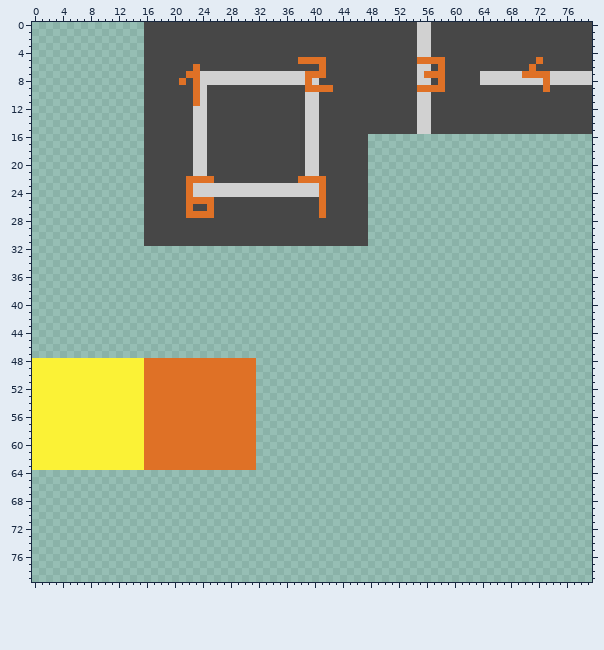
Pixel-art file -- assets/maps/road.ase. Above: the version before the commit.
80x80 pixels, 1 frame.
And afterwards:
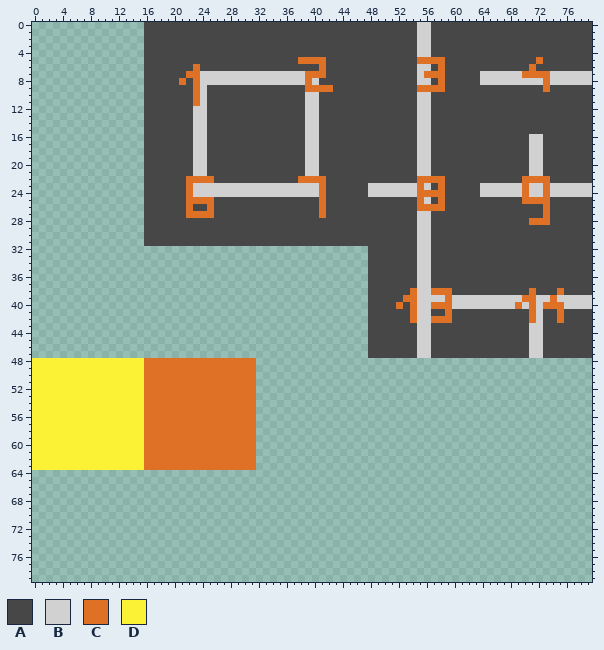
Palette (. is transparent): A #474747  B #d1d1d1  C #df7126  D #fbf236
Difference:
Layers "Layer 2", "Layer 1":
There is now colour A in rows 16 to 21 at x 48 to 54, 57 to 70 and 73 to 79; in row 22 at x 48 to 54, 59 to 69 and 74 to 79; in row 23 at x 57 and 59 to 63; in row 24 at x 59 to 63; in row 25 at x 48 to 54, 57, 59 to 69 and 74 to 79; in row 26 at x 48 to 54, 59 to 72 and 74 to 79.
There is now colour A in row 27 at x 48 to 54, 57 to 72 and 74 to 79; in row 28 at x 48 to 54, 57 to 70 and 74 to 79; in rows 29 to 37 at x 48 to 54 and 57 to 79; in row 38 at x 48 to 53, 60 to 70, 72 to 74 and 76 to 79; in row 39 at x 48 to 52; in row 40 at x 48 to 51 and 53.
There is now colour A in row 41 at x 48 to 53, 57 to 58, 60 to 70, 73 to 74 and 76 to 79; in row 42 at x 48 to 53, 60 to 70, 73 to 74 and 76 to 79; in rows 43 to 47 at x 48 to 54, 57 to 70 and 73 to 79.
There is now colour B in rows 16 to 21 at x 55 to 56 and 71 to 72; in row 23 at x 48 to 54, 56, 64 to 69, 71 to 72 and 74 to 79; in row 24 at x 48 to 54, 64 to 69, 71 to 72 and 74 to 79; in row 25 at x 56; in rows 27 to 38 at x 55 to 56; in row 39 at x 55 to 58, 60 to 69, 72 to 73 and 75 to 79.
There is now colour B in row 40 at x 55 to 56, 60 to 68, 70, 72 and 76 to 79; in rows 41 to 42 at x 55 to 56 and 72; in rows 43 to 47 at x 55 to 56 and 71 to 72.
There is now colour C in row 22 at x 55 to 58 and 70 to 73; in row 23 at x 55, 58, 70 and 73; in row 24 at x 55 to 58, 70 and 73; in row 25 at x 55, 58 and 70 to 73; in row 26 at x 55 to 58 and 73; in row 27 at x 73.
There is now colour C in row 28 at x 71 to 73; in row 38 at x 54, 57 to 59, 71 and 75; in row 39 at x 53 to 54, 59, 70 to 71 and 74; in row 40 at x 52, 54, 57 to 59, 69, 71 and 73 to 75; in row 41 at x 54, 59, 71 and 75; in row 42 at x 54, 57 to 59, 71 and 75.
Pixel boxes of the changes (left, top, right, bottom) in both pictures:
added: (368, 134, 592, 358)
